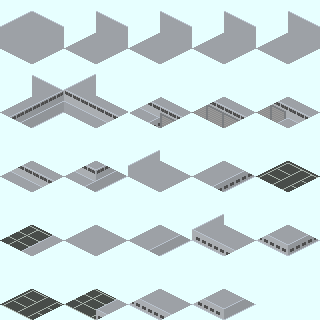
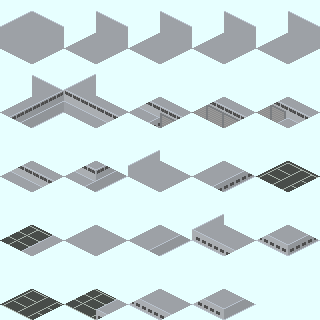
Before/after of a 320 × 320 layered artwork. What changed in the layer stack:
painted on "TSF_Factory_ButtleTool_Source.png" over [128, 97, 160, 113]
